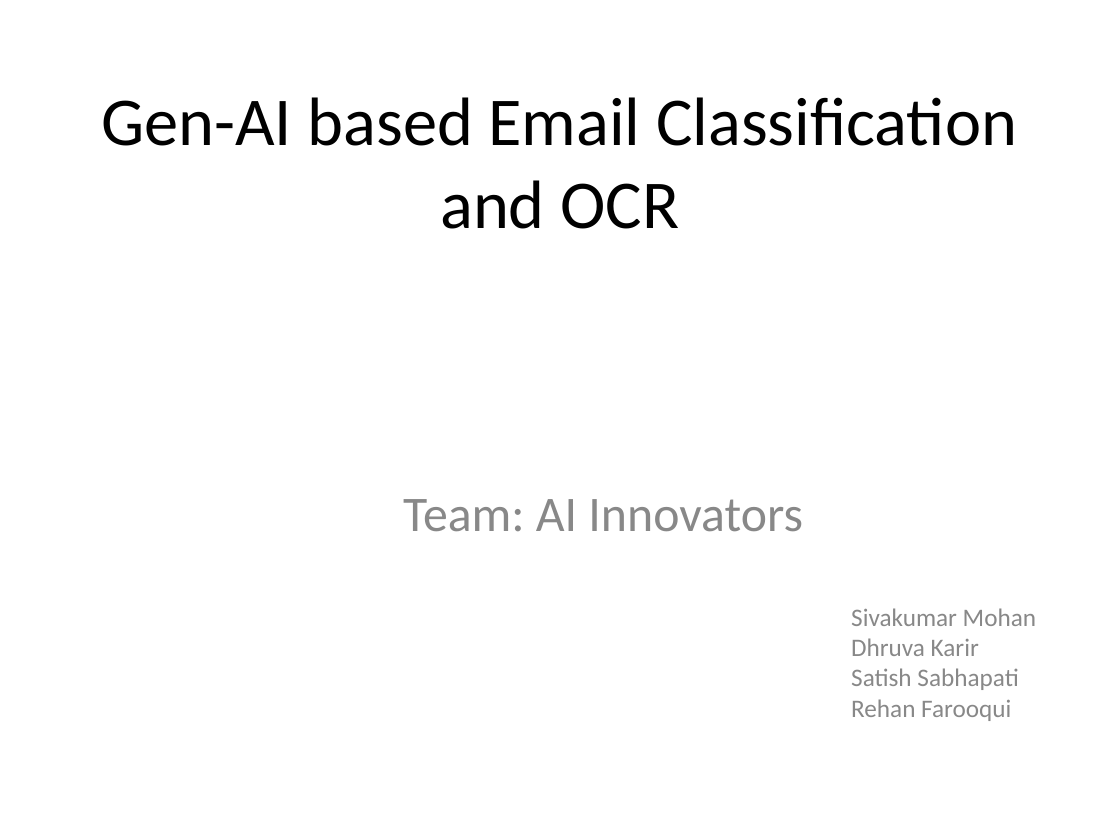
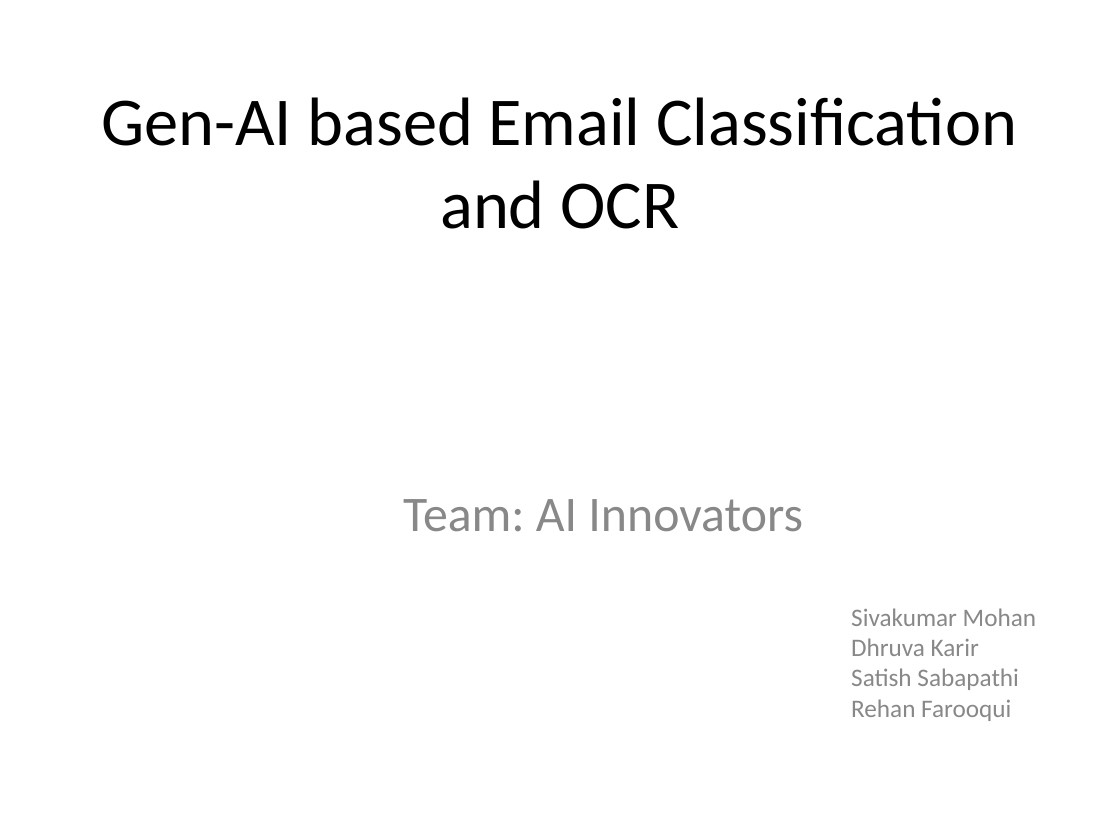
Before and after one commit to ewfx/gaied-ai-innovators, a slide deck: slide 1 of artifacts/arch/Email_Processing_System_Presentation.pptx. Drawn at 1120x840 pixels with LibreOffice and Linux fonts; fonts in the diff are those of the drawing. Boxes give left, top, right and bottom in pixels: in the first picture for what was removed or moved away, otherwise in the second. Text is boxed around its words. In the diff, an @@ line names an element or a change of style, - is before the commit and + after.

```diff
--- a/artifacts/arch/Email_Processing_System_Presentation.pptx
+++ b/artifacts/arch/Email_Processing_System_Presentation.pptx
@@ subtitle at (x1=851, y1=668, x2=1019, y2=690): text changed @@
-Satish Sabhapati
+Satish Sabapathi
```
Also in this commit, not shown: 7 other slides changed, 1 other file.
